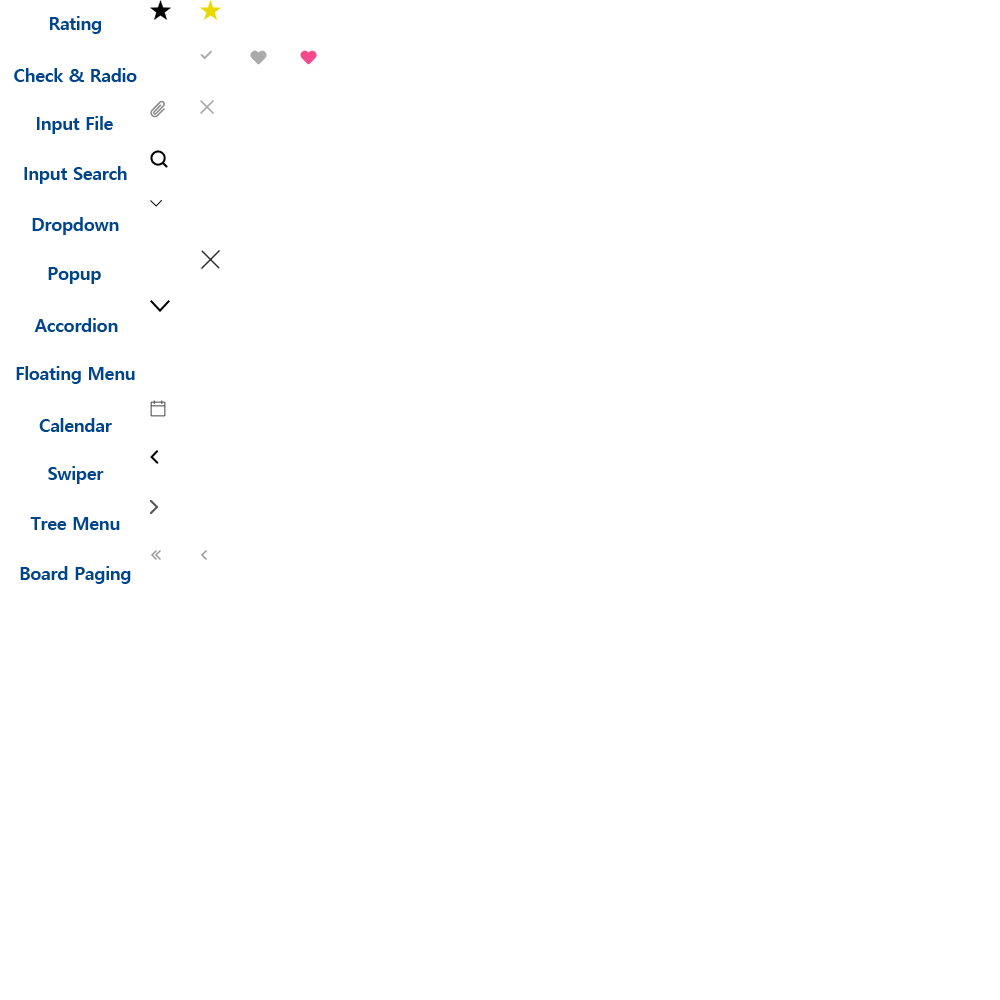
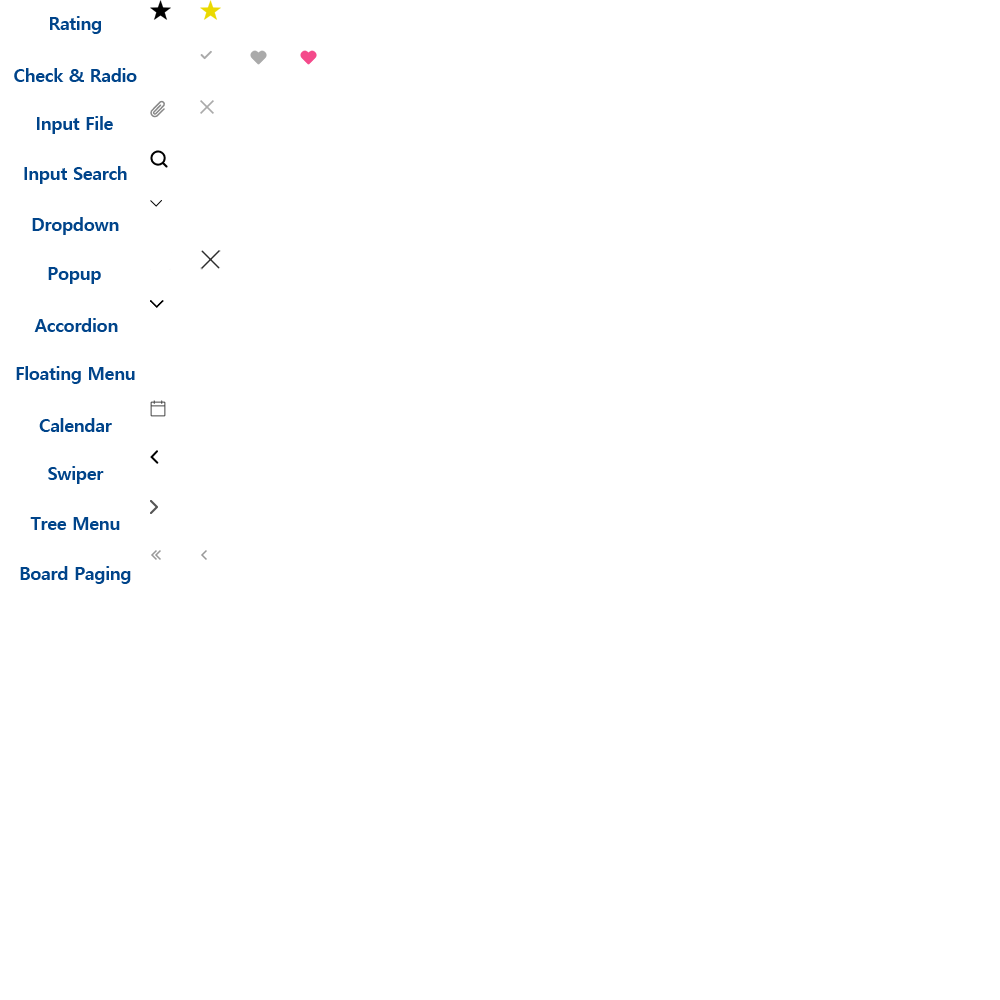
Layered file, before and after one edit (w=1000, h=1000). Changes by layer:
renamed "레이어 22" to "레이어 27", painted on it over [150,300,170,312]
